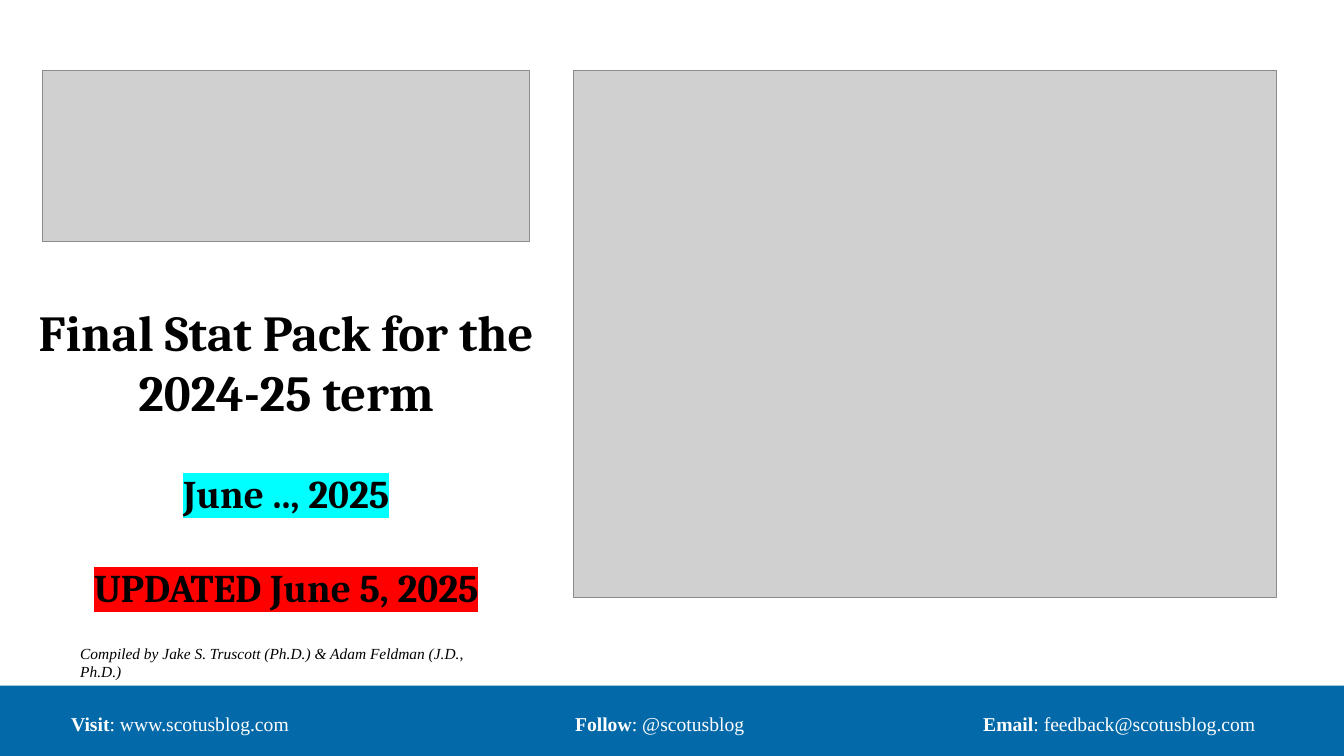
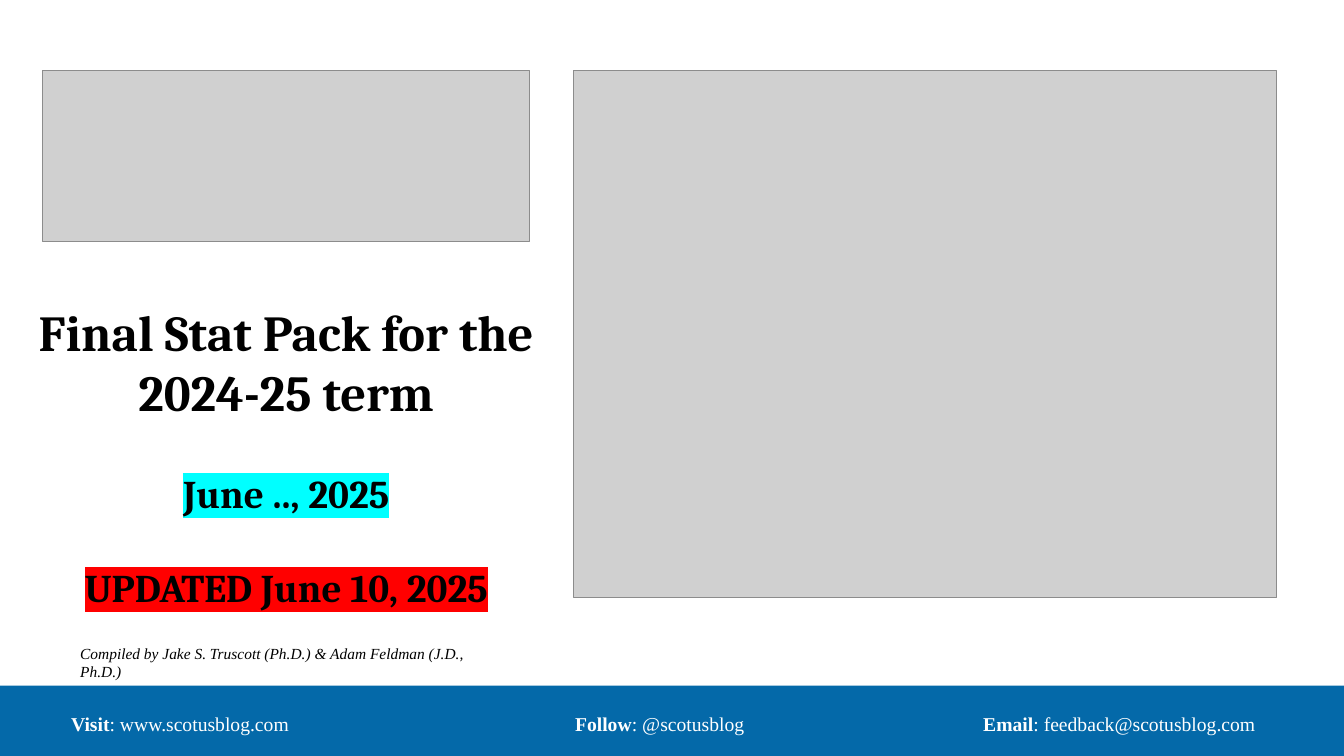
Before and after one commit to JakeTruscott/scotuswatch, a slide deck: slide 1 of Stat Reviews/OT24_StatReview/compilation/SCOTUSBlog/statpack_OT24.pptx. Drawn at 1344x756 pixels with LibreOffice and Linux fonts; fonts in the diff are those of the drawing; grey boxes stand for pictures. Boxes give left, top, right and bottom in pixels: in the first picture for what was removed or moved away, otherwise in the second. Text is boxed around its words. In the diff, an @@ line names an element or a change of style, - is before the commit and + after.

```diff
--- a/Stat Reviews/OT24_StatReview/compilation/SCOTUSBlog/statpack_OT24.pptx
+++ b/Stat Reviews/OT24_StatReview/compilation/SCOTUSBlog/statpack_OT24.pptx
@@ title at (39, 315, 533, 611): text changed @@
-Final Stat Pack for the 2024-25 term
-June .., 2025
-UPDATED June 5, 2025
+Final Stat Pack for the 2024-25 term
+June .., 2025
+UPDATED June 10, 2025
```
Also in this commit, not shown: 24 other slides changed, 6 other files.
